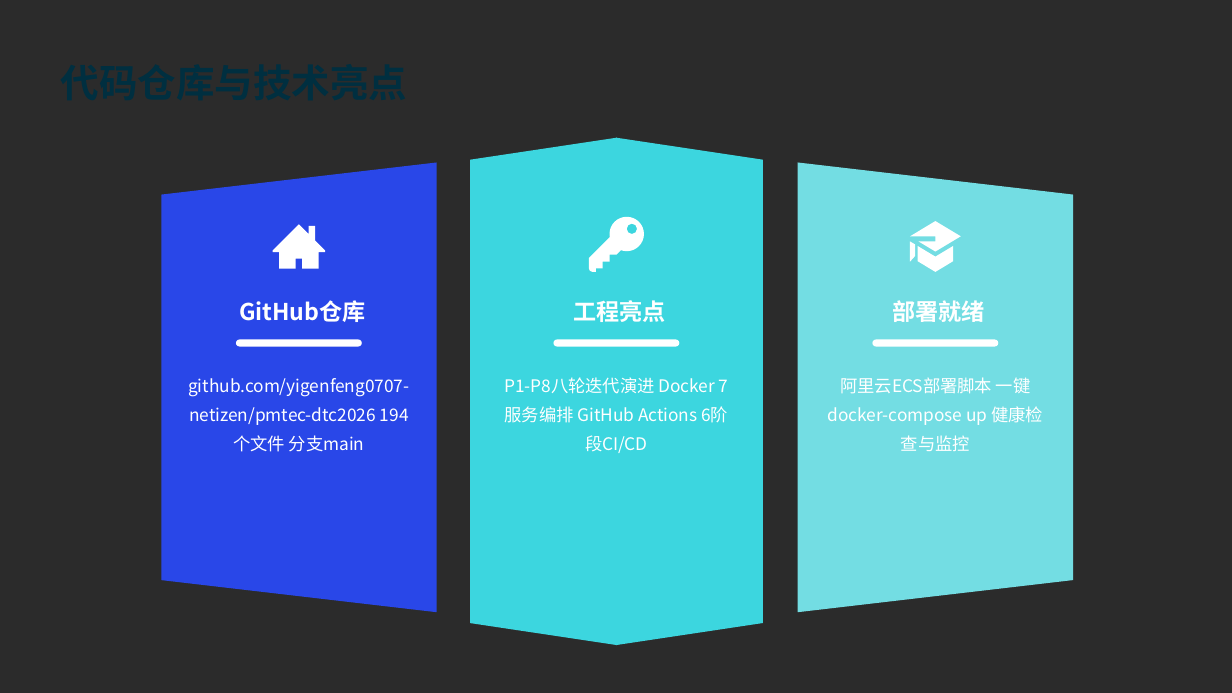
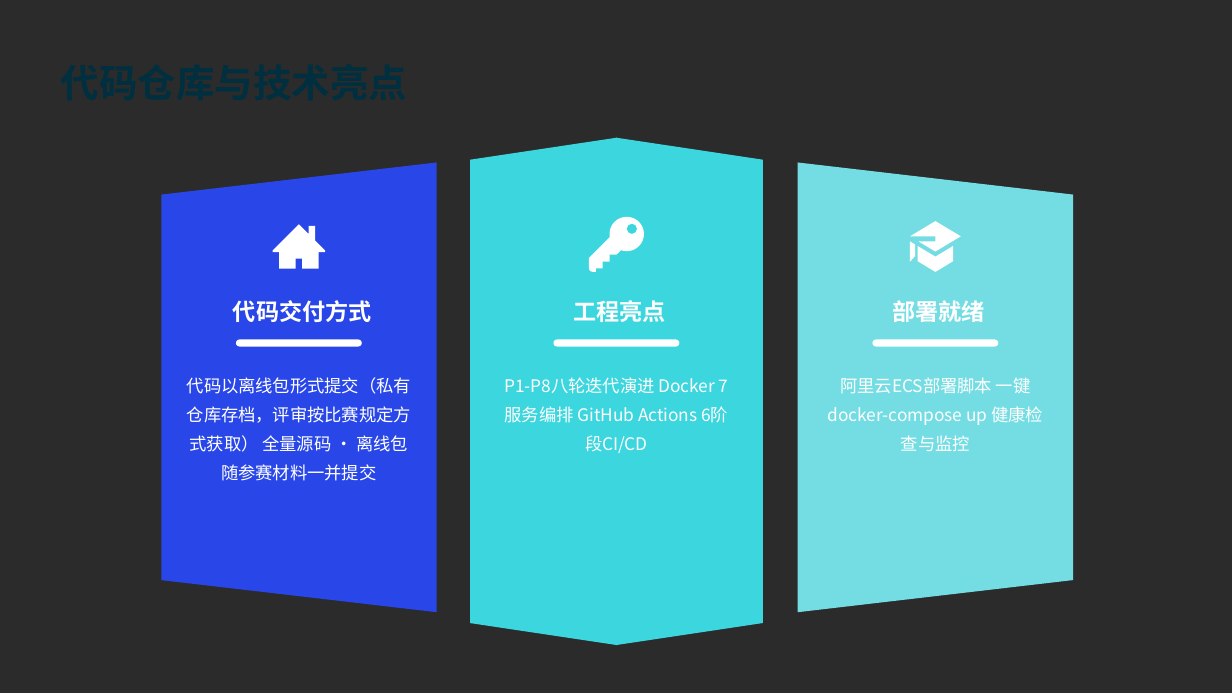
Before and after one commit to yigenfeng0707-netizen/pmtec-dtc2026, a slide deck: slide 17 of DTC2026赛道二参赛作品-含个人简介.pptx. Drawn at 1232x693 pixels with LibreOffice and Linux fonts; fonts in the diff are those of the drawing; background and template pictures are left out; a plain dark background stands for a picture behind light text. Boxes give left, top, right and bottom in pixels: in the first picture for what was removed or moved away, otherwise in the second. Text is boxed around its words. In the diff, an @@ line names an element or a change of style, - is before the commit and + after.

Commit message:
P13: PPT 第 17 页代码交付表述改为离线包形式 (配合私有仓库评审安排)

```diff
--- a/DTC2026赛道二参赛作品-含个人简介.pptx
+++ b/DTC2026赛道二参赛作品-含个人简介.pptx
@@ text at box(233, 300, 372, 322): text changed @@
-GitHub仓库
+代码交付方式
@@ text at box(187, 377, 411, 481): text changed @@
-github.com/yigenfeng0707-netizen/pmtec-dtc2026 194个文件 分支main
+代码以离线包形式提交（私有仓库存档，评审按比赛规定方式获取） 全量源码 · 离线包随参赛材料一并提交
```
